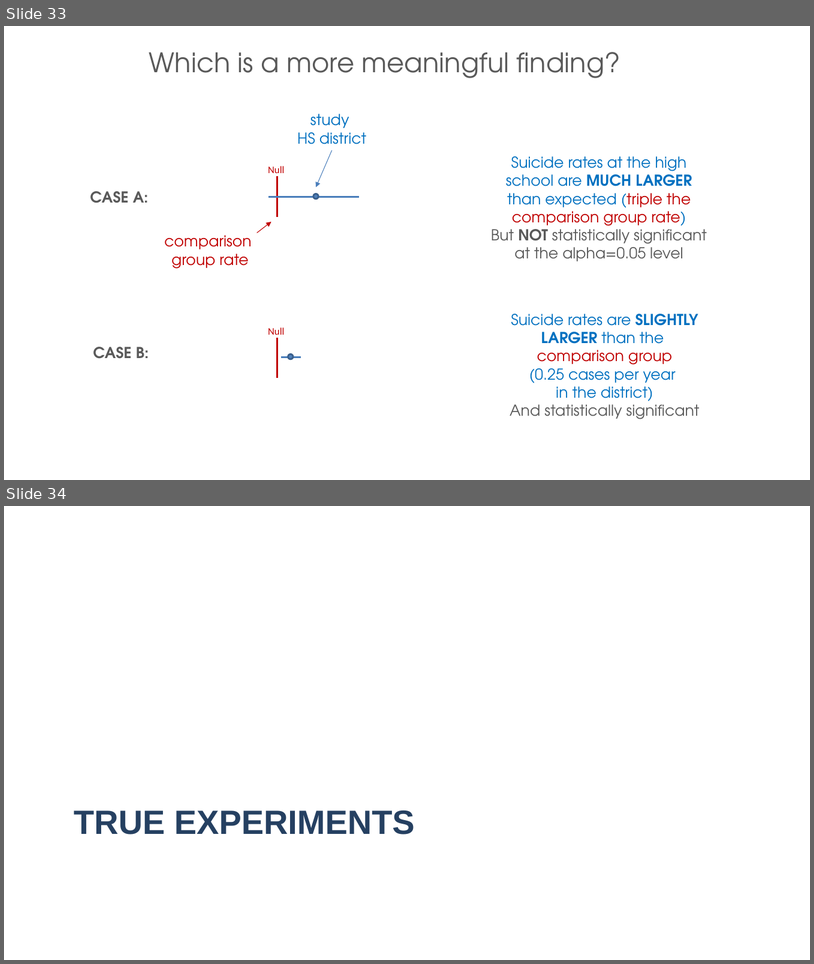
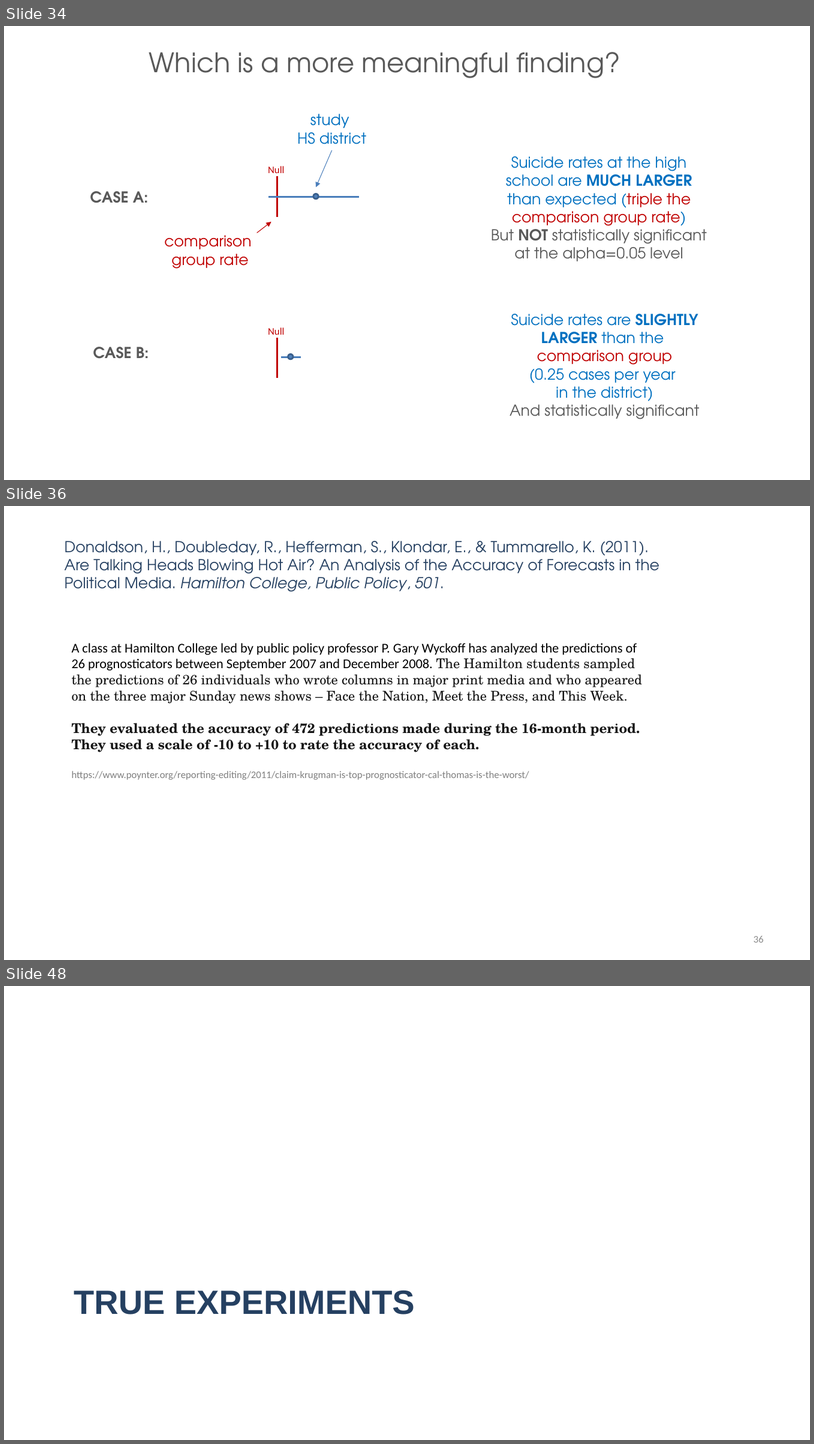
Before and after one commit to DS4PS/cpp-524-spr-2020, a slide deck: lectures/p-01-intro-to-counterfactuals.pptx. Shown one above the other, each under a label of ours: slides 33 and 34 before the commit, slides 34, 36 and 48 after it; the slides between them are not shown. The pictures are 814x964 and 814x1444 pixels, drawn with LibreOffice and Linux fonts; fonts in the diff are those of the drawing. Boxes give left, top, right and bottom in pixels: in the first picture for what was removed or moved away, otherwise in the second. Text is boxed around its words. In the diff, an @@ line names an element or a change of style, - is before the commit and + after.

```diff
--- a/lectures/p-01-intro-to-counterfactuals.pptx
+++ b/lectures/p-01-intro-to-counterfactuals.pptx
@@ slide 36 added at [4,506,810,960], background #FFFFFF @@
@@ text added at [65,541,660,592], 18 pt, text #254061 @@
+Donaldson, H., Doubleday, R., Hefferman, S., Klondar, E., & Tummarello, K. (2011). Are Talking Heads Blowing Hot Air? An Analysis of the Accuracy of Forecasts in the Political Media. Hamilton College, Public Policy, 501.
@@ text added at [72,643,642,780], 16 pt, text #151515 @@
+A class at Hamilton College led by public policy professor P. Gary Wyckoff has analyzed the predictions of 26 prognosticators between September 2007 and December 2008. The Hamilton students sampled the predictions of 26 individuals who wrote columns in major print media and who appeared on the three major Sunday news shows – Face the Nation, Meet the Press, and This Week.
+They evaluated the accuracy of 472 predictions made during the 16-month period. They used a scale of -10 to +10 to rate the accuracy of each.
+https://www.poynter.org/reporting-editing/2011/claim-krugman-is-top-prognosticator-cal-thomas-is-the-worst/
@@ page number added at [754,936,764,942], 12 pt, text #8C8C8C @@
+36
@@ what was slide 33 is now slide 34 @@
@@ what was slide 34 is now slide 48 @@
```
Also in this commit, not shown: 2 slides changed, 13 other slides added, 6 other files.
